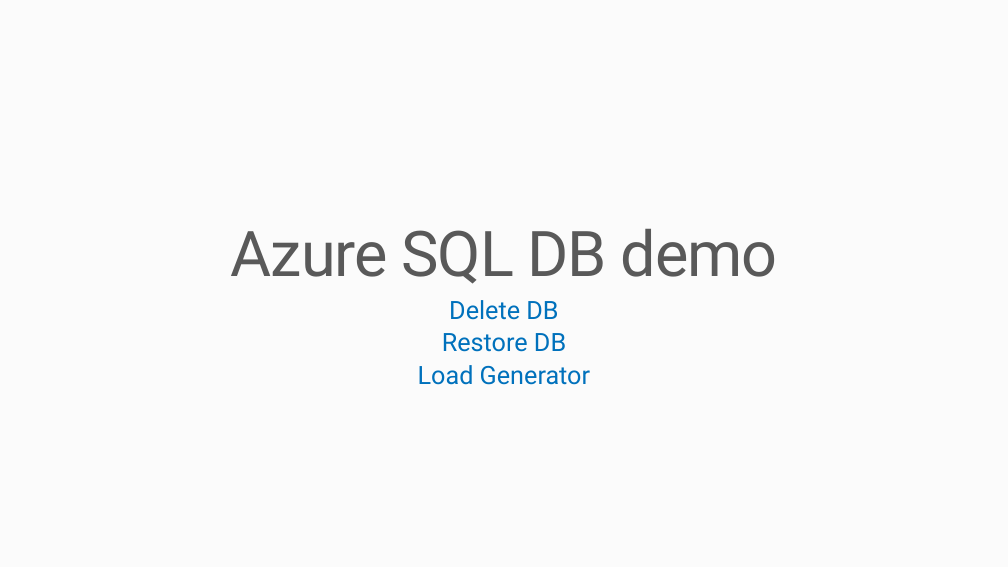
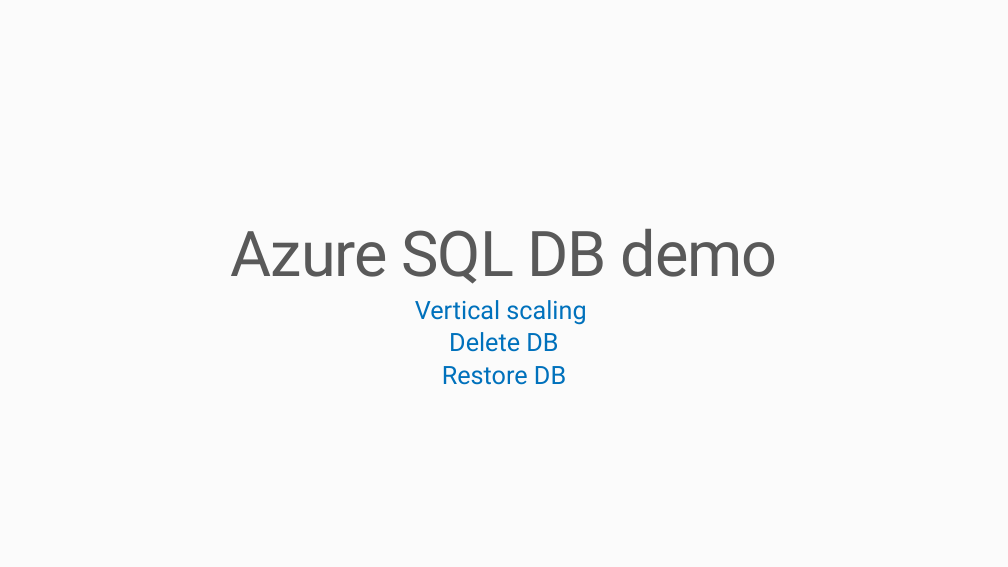
Before and after one commit to microsoft/WingTipTickets, a slide deck: slide 8 of Azure SQL Database - WingTipTickets HOL introduction and roadmap v2 2.pptx (slide 6 before the commit). Drawn at 1008x567 pixels with LibreOffice and Linux fonts; fonts in the diff are those of the drawing. Boxes give left, top, right and bottom in pixels: in the first picture for what was removed or moved away, otherwise in the second. Text is boxed around its words. In the diff, an @@ line names an element or a change of style, - is before the commit and + after.

```diff
--- a/Azure SQL Database - WingTipTickets HOL introduction and roadmap v2 2.pptx
+++ b/Azure SQL Database - WingTipTickets HOL introduction and roadmap v2 2.pptx
@@ subtitle at (415, 300, 586, 325): paragraph added @@
+Vertical scaling
@@ subtitle at (418, 365, 590, 385): paragraph removed @@
-Load Generator
```
Also in this commit, not shown: 5 other slides changed, 2 slides added, 2 slides removed, 3 other files.
